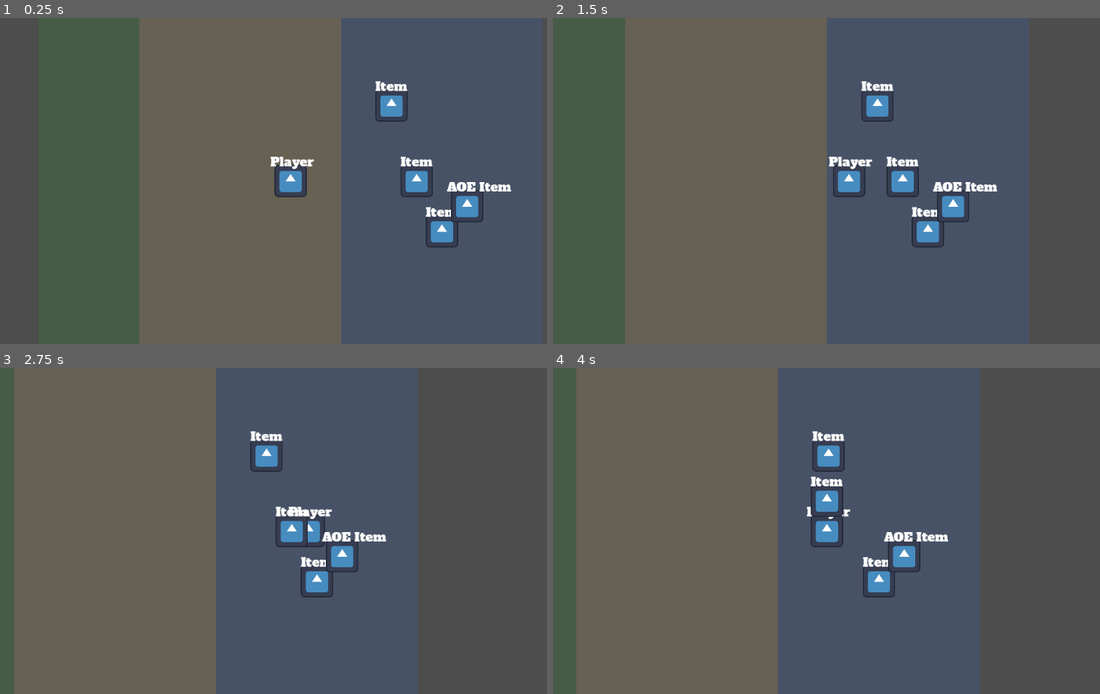
Above: before the commit, frames 1-4 (two rows, left to right).
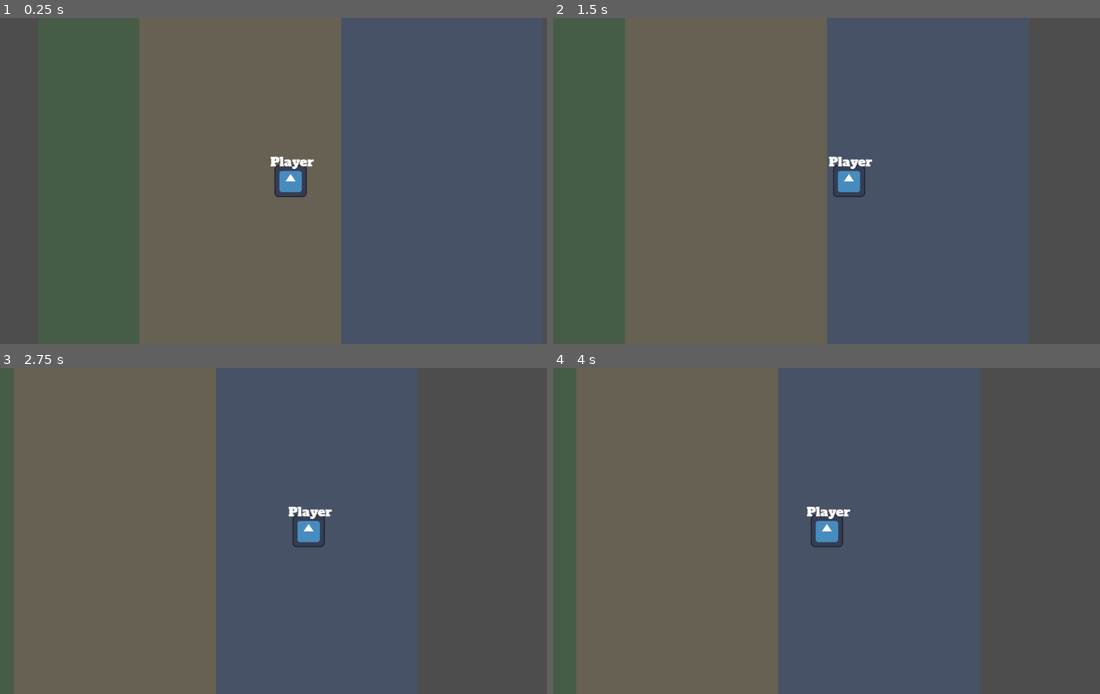
Above: after the commit, the same moments.

Repository: poga/dark-sea
Game: Godot game, scene res://scenes/game/main.tscn
Same seed, same stepped clock (60 frames per second), same inputs: the game is played once before the commit and once after it. The project has no main scene, so this scene is started directly. The engine's default icon, where the game draws it, is replaced by a stand-in: a white triangle on a blue panel in a dark square.
Inputs (mouse positions are in pixels of both pictures, inside the frame that each line leads up to):
- Up to frame 1 (0.25 s): no input
- Up to frame 2 (1.5 s): tap Enter at 0.5 s; move the mouse to (968, 164) at 0.52 s; hold D (move_right) 0.53-1.25 s; hold Space (interact) 0.53-1.25 s; click (968, 164) at 0.67 s; drag from (728, 197) to (591, 181) at 1.27 s
- Up to frame 3 (2.75 s): move the mouse to (350, 459) at 2.02 s; hold D (move_right) from 2.03 s (still down); tap Alt at 2.1 s
- Up to frame 4 (4 s): release D (move_right) at 2.75 s; drag from (815, 596) to (870, 531) at 2.77 s; move the mouse to (1017, 579) at 3.52 s; hold A (move_left) from 3.53 s (still down); hold Space (interact) from 3.53 s (still down)

The runs differ from the first frame. In frame 1, 1.9% of the frame differs, in the area x 68-94%, y 19-71%; in frame 2, 1.9%; in frame 3, 1.9%; in frame 4, 2.0%, in the area x 47-73%, y 19-71%.
Error after the commit: Invalid call. Nonexistent function 'pick_up' in base 'Area2D'. (res://scenes/player/player.gd:51)

Commit message:
feat: wire day/night cycle into main scene

Diff:
--- /dev/null
+++ b/scenes/game/main.gd
@@ -0,0 +1,4 @@
+extends Node2D
+
+func _ready() -> void:
+	GameManager.start_cycle()
--- a/scenes/game/main.tscn
+++ b/scenes/game/main.tscn
@@ -1,14 +1,19 @@
-[gd_scene load_steps=8 format=3]
+[gd_scene load_steps=10 format=3]
 
 [ext_resource type="PackedScene" path="res://scenes/player/player.tscn" id="1"]
-[ext_resource type="PackedScene" path="res://scenes/item/item.tscn" id="2"]
 [ext_resource type="PackedScene" path="res://scenes/zones/tower_zone.tscn" id="3"]
 [ext_resource type="PackedScene" path="res://scenes/zones/beach_zone.tscn" id="4"]
 [ext_resource type="PackedScene" path="res://scenes/zones/sea_zone.tscn" id="5"]
 [ext_resource type="Script" path="res://scenes/game/test_spawner.gd" id="6"]
-[ext_resource type="PackedScene" path="res://scenes/item/aoe_item.tscn" id="7"]
+[ext_resource type="Script" path="res://scenes/game/main.gd" id="8"]
+[ext_resource type="Script" path="res://scenes/game/item_spawner.gd" id="9"]
+[ext_resource type="Script" path="res://scenes/game/phase_label.gd" id="10"]
+
+[sub_resource type="RectangleShape2D" id="RectangleShape2D_1"]
+size = Vector2(400, 600)
 
 [node name="Main" type="Node2D"]
+script = ExtResource("8")
 
 [node name="Zones" type="Node2D" parent="."]
 
@@ -23,23 +28,26 @@
 
 [node name="Player" parent="." instance=ExtResource("1")]
 
-[node name="Items" type="Node2D" parent="."]
+[node name="Monsters" type="Node2D" parent="."]
 
-[node name="Item1" parent="Items" instance=ExtResource("2")]
-position = Vector2(250, 0)
+[node name="ItemSpawnArea" type="Area2D" parent="."]
+position = Vector2(300, 0)
 
-[node name="Item2" parent="Items" instance=ExtResource("2")]
-position = Vector2(300, 100)
+[node name="CollisionShape2D" type="CollisionShape2D" parent="ItemSpawnArea"]
+shape = SubResource("RectangleShape2D_1")
 
-[node name="Item3" parent="Items" instance=ExtResource("2")]
-position = Vector2(200, -150)
-
-[node name="AoeItem1" parent="Items" instance=ExtResource("7")]
-position = Vector2(350, 50)
-
-[node name="Monsters" type="Node2D" parent="."]
+[node name="ItemSpawner" type="Node2D" parent="."]
+script = ExtResource("9")
+spawn_area = NodePath("../ItemSpawnArea")
 
 [node name="TestSpawner" type="Node2D" parent="."]
 script = ExtResource("6")
 
 [node name="SpawnTimer" type="Timer" parent="TestSpawner"]
+
+[node name="PhaseLabel" type="Label" parent="."]
+offset_left = -250.0
+offset_top = -450.0
+offset_right = -150.0
+offset_bottom = -430.0
+script = ExtResource("10")
--- /dev/null
+++ b/scenes/game/phase_label.gd
@@ -0,0 +1,10 @@
+extends Label
+
+func _ready() -> void:
+	GameManager.phase_changed.connect(_on_phase_changed)
+
+func _on_phase_changed(phase: GameManager.Phase) -> void:
+	if phase == GameManager.Phase.DAY:
+		text = "Day"
+	else:
+		text = "Night"
Not shown, added: scenes/game/main.gd.uid
Not shown, added: scenes/game/phase_label.gd.uid
